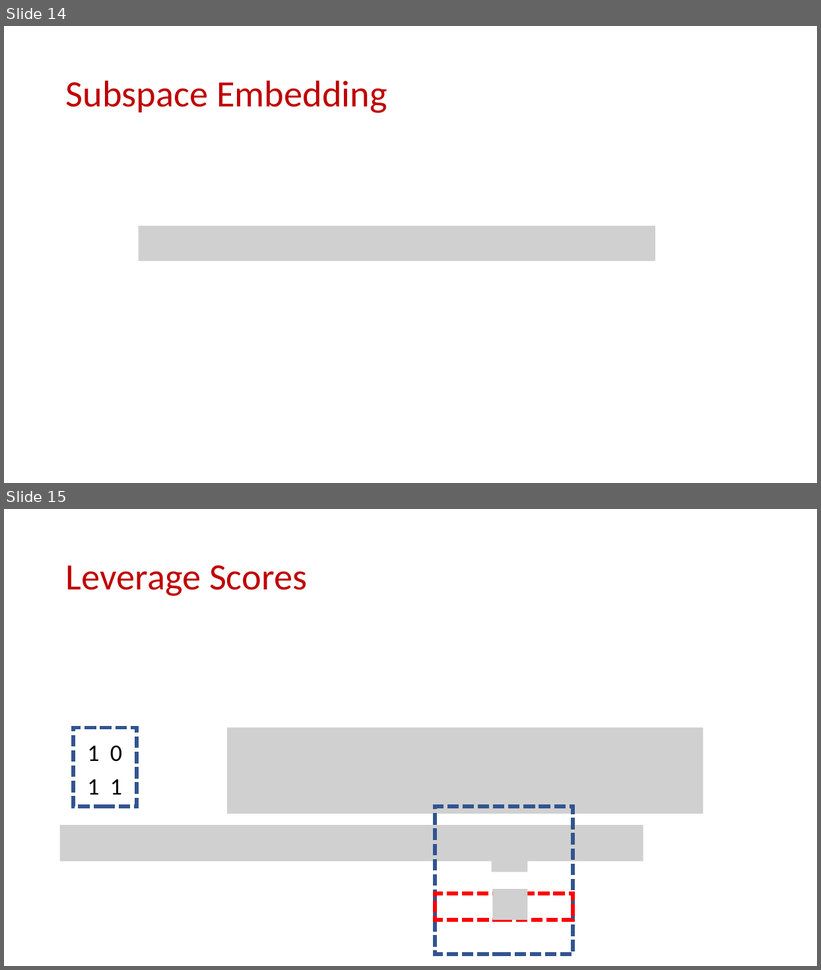
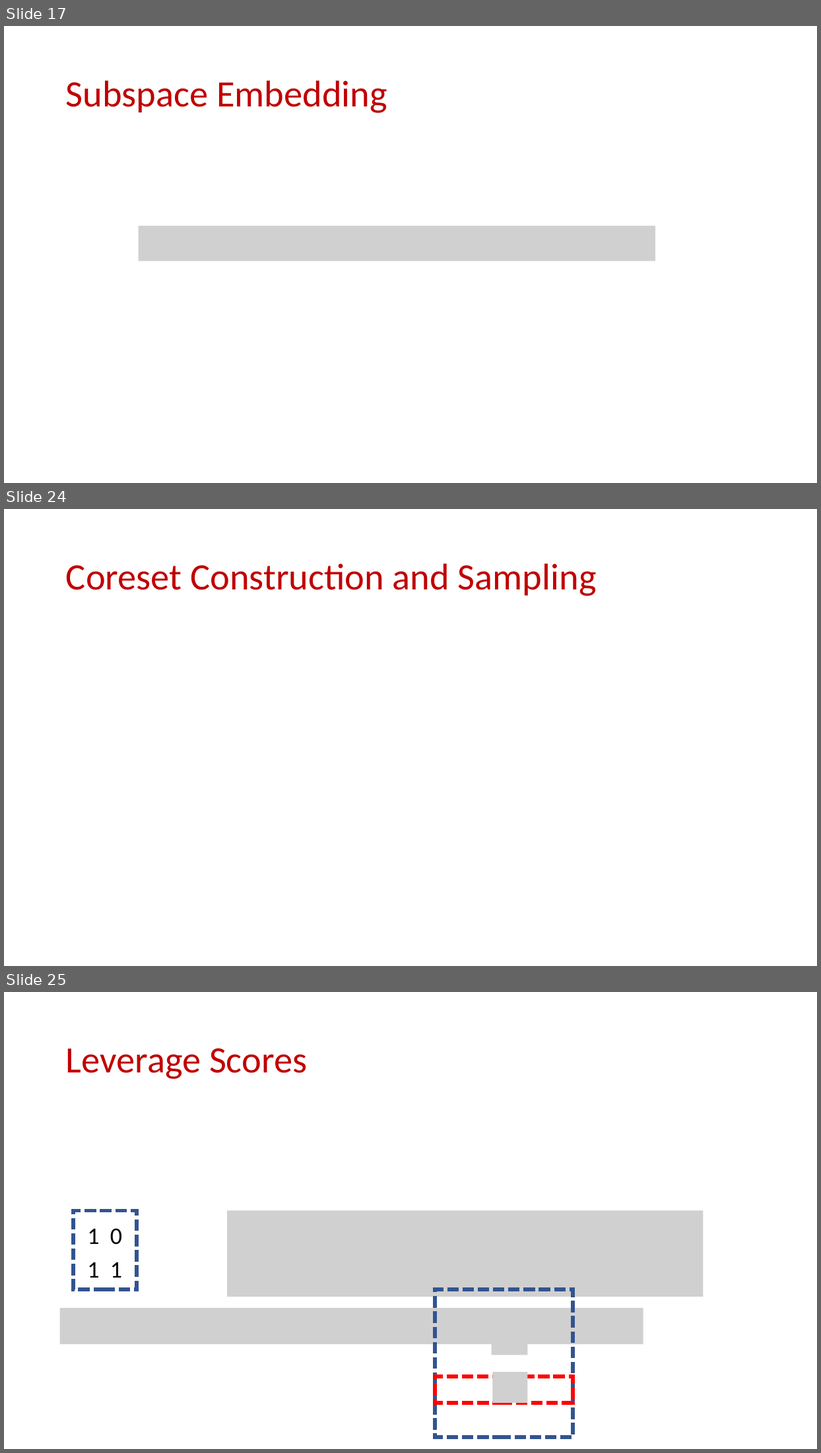
Before and after one commit to samsonzhou/samsonzhou.github.io, a slide deck: CSCE689-23/L31.pptx. Shown one above the other, each under a label of ours: slides 14 and 15 before the commit, slides 17, 24 and 25 after it; the slides between them are not shown. The pictures are 821x970 and 821x1453 pixels, drawn with LibreOffice and Linux fonts; fonts in the diff are those of the drawing; grey boxes stand for pictures. Boxes give left, top, right and bottom in pixels: in the first picture for what was removed or moved away, otherwise in the second. Text is boxed around its words. In the diff, an @@ line names an element or a change of style, - is before the commit and + after.

```diff
--- a/CSCE689-23/L31.pptx
+++ b/CSCE689-23/L31.pptx
@@ slide 24 added at [4, 509, 817, 966], background #FFFFFF @@
@@ title added at [66, 563, 597, 596], 44 pt, text #C00000 @@
+Coreset Construction and Sampling
@@ what was slide 14 is now slide 17 @@
@@ what was slide 15 is now slide 25 @@
```
Also in this commit, not shown: 9 other slides added.
